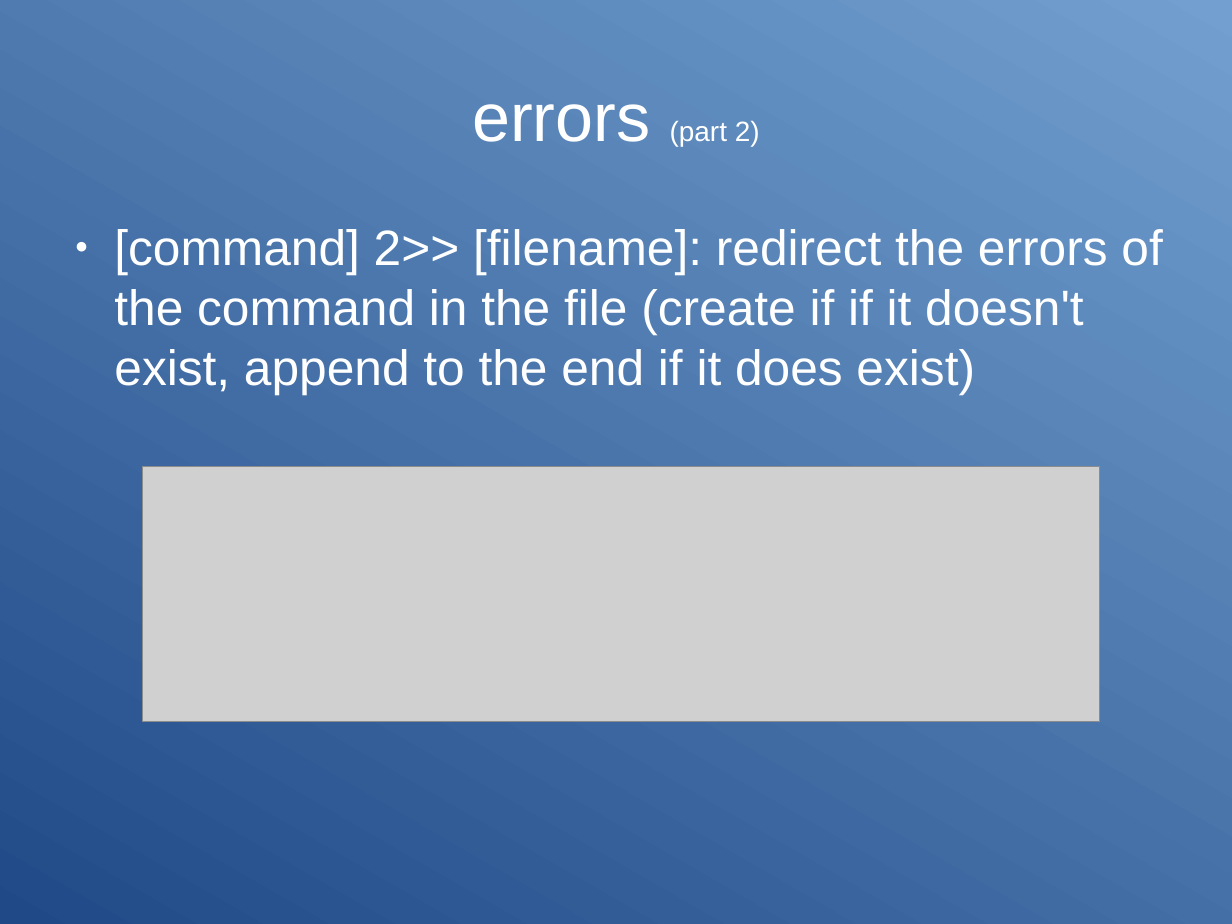
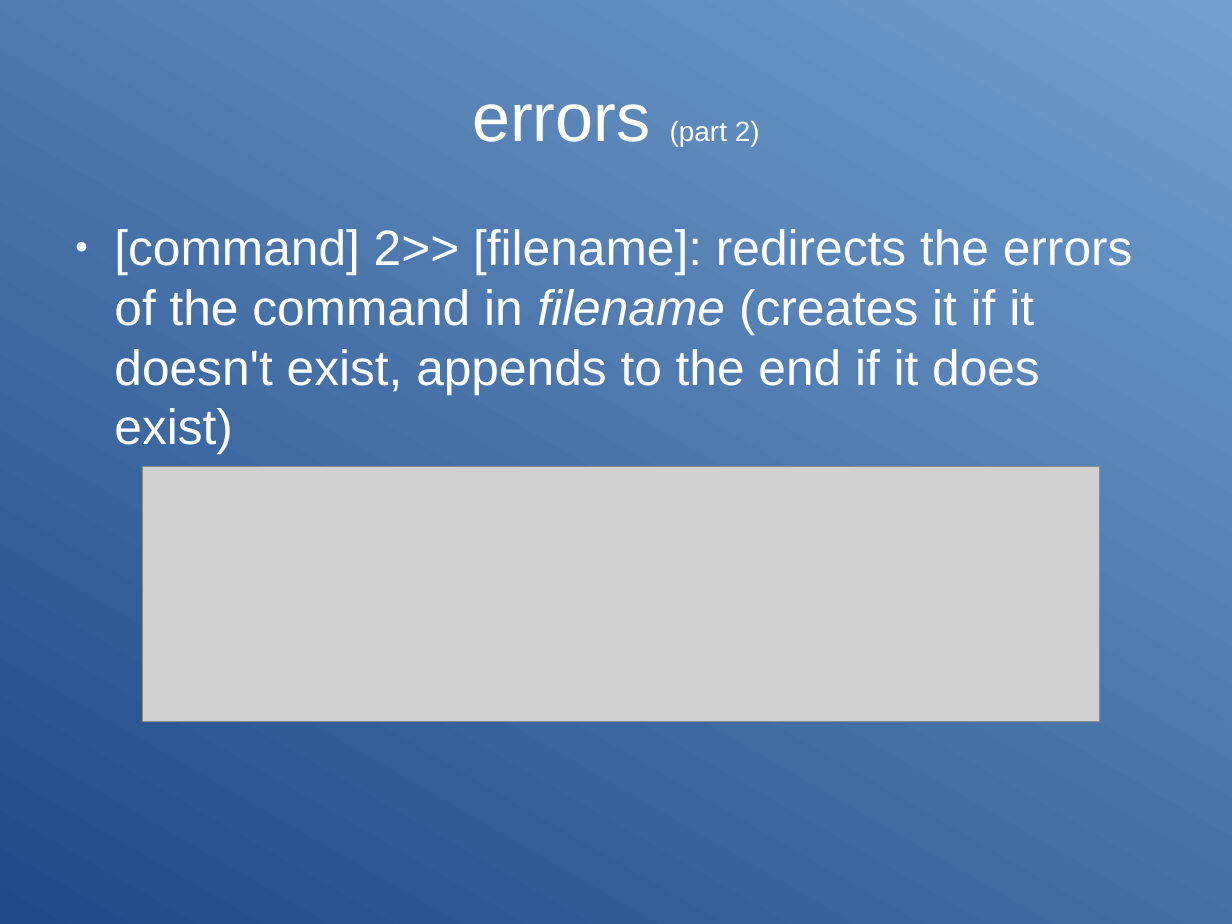
Before and after one commit to Clibre/An-introduction-to-bash, a slide deck: slide 23 of presentation/presentation.odp. Drawn at 1232x924 pixels with LibreOffice and Linux fonts; fonts in the diff are those of the drawing; grey boxes stand for pictures. Boxes give left, top, right and bottom in pixels: in the first picture for what was removed or moved away, otherwise in the second. Text is boxed around its words. In the diff, an @@ line names an element or a change of style, - is before the commit and + after.

```diff
--- a/presentation/presentation.odp
+++ b/presentation/presentation.odp
@@ text at (114, 229, 1133, 454): text changed @@
-● [command] 2>> [filename]: redirect the errors of the command in the file (create if if it doesn't exist, append to the end if it does exist)
+● [command] 2>> [filename]: redirects the errors of the command in filename (creates it if it doesn't exist, appends to the end if it does exist)
```
Also in this commit, not shown: 36 other slides changed, 1 slide removed.
